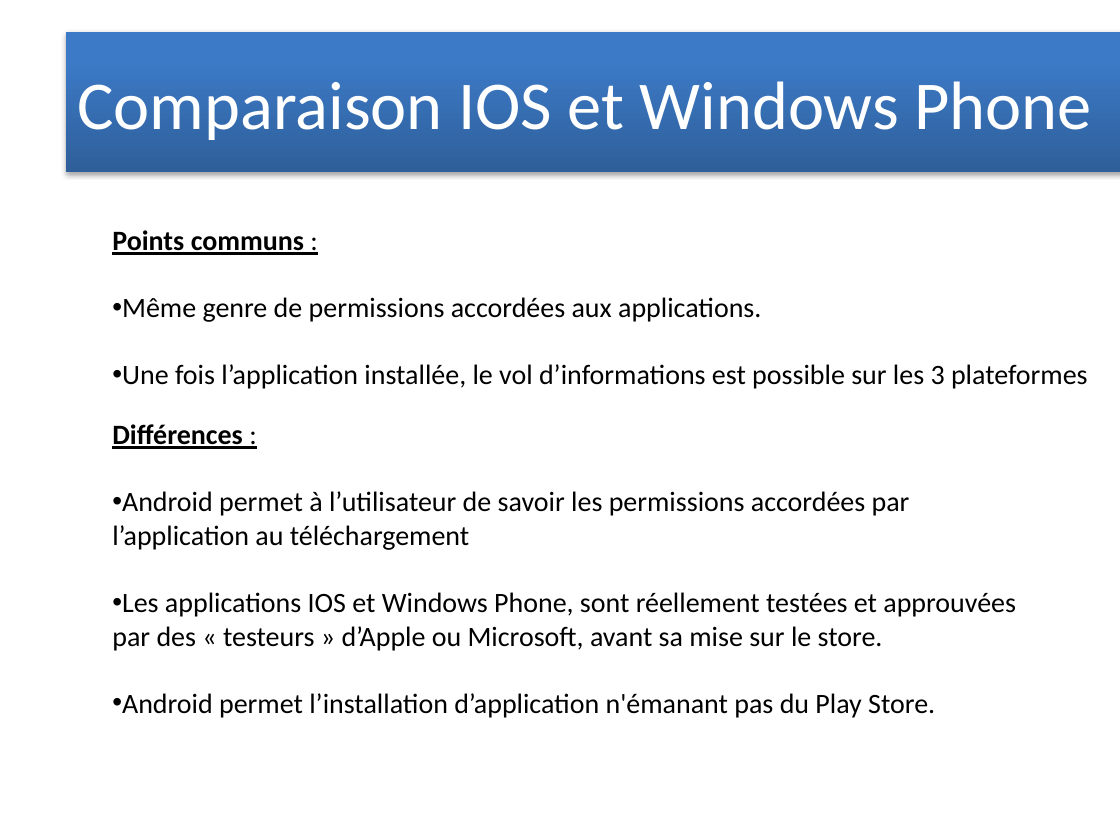
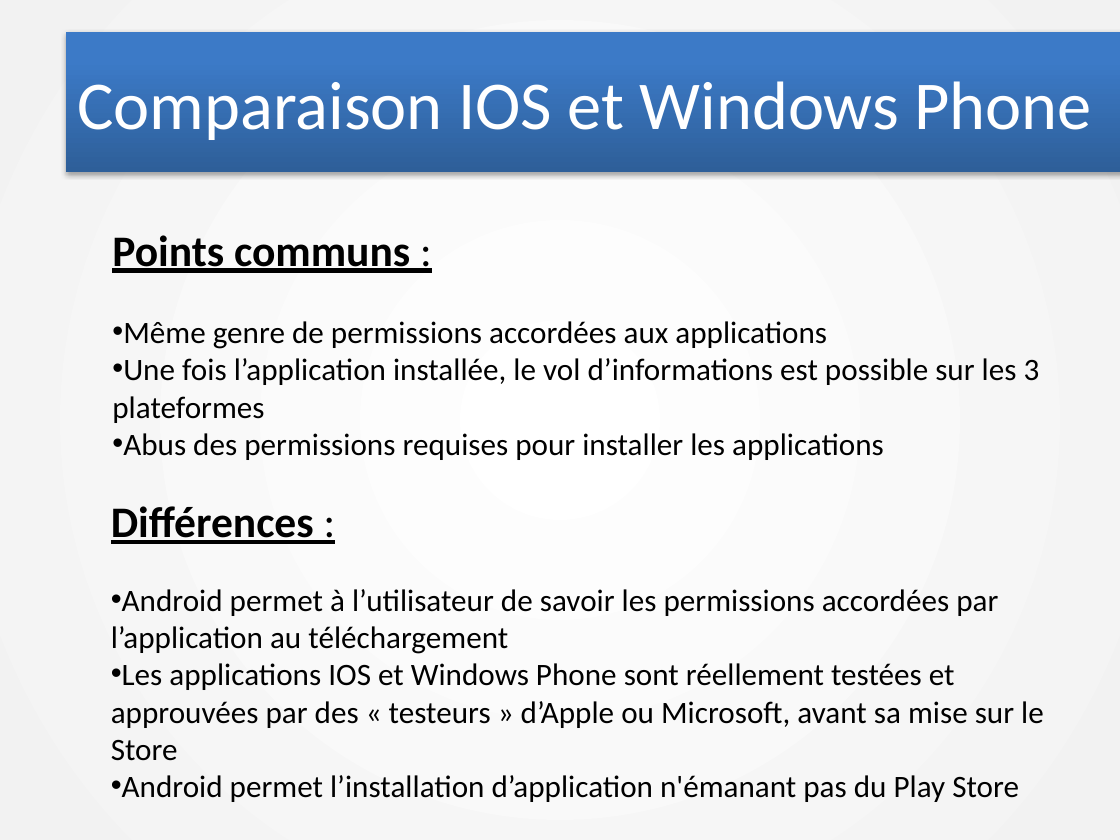
Before and after one commit to Syst54/UqacSecurite, a slide deck: slide 16 of Présentation1.pptx (slide 15 before the commit). Drawn at 1120x840 pixels with LibreOffice and Linux fonts; fonts in the diff are those of the drawing. Boxes give left, top, right and bottom in pixels: in the first picture for what was removed or moved away, otherwise in the second. Text is boxed around its words. In the diff, an @@ line names an element or a change of style, - is before the commit and + after.

```diff
--- a/Présentation1.pptx
+++ b/Présentation1.pptx
@@ background #FFFFFF to gradient #FFFFFF to #F2F2F2 @@
@@ text at (112, 235, 1040, 423): size 18 to 28 pt in "Points communs :"; size 18 to 20 pt in "Une fois l’application installée, le vol d’informations ..." @@
@@ text at (123, 321, 827, 349): text changed; size 18 to 20 pt @@
-• Même genre de permissions accordées aux applications.
+• Même genre de permissions accordées aux applications
@@ text at (123, 433, 884, 460): paragraph added @@
+• Abus des permissions requises pour installer les applications
@@ text "Différences :": place and size @@
-text "Différences :" at (112, 424, 1016, 718)
+text "Différences :" at (111, 506, 1044, 802)
@@ text at (111, 506, 998, 654): size 18 to 28 pt in "Différences :"; size 18 to 20 pt in "Android permet à l’utilisateur de savoir les ..." @@
@@ text at (111, 663, 1044, 802): text changed; size 18 to 20 pt @@
-• Les applications IOS et Windows Phone, sont réellement testées et approuvées par des « testeurs » d’Apple ou Microsoft, avant sa mise sur le store.
-• Android permet l’installation d’application n'émanant pas du Play Store.
+• Les applications IOS et Windows Phone sont réellement testées et approuvées par des « testeurs » d’Apple ou Microsoft, avant sa mise sur le Store
+• Android permet l’installation d’application n'émanant pas du Play Store
```
Also in this commit, not shown: 15 other slides changed, 2 slides added, 1 slide removed, 2 other files.
